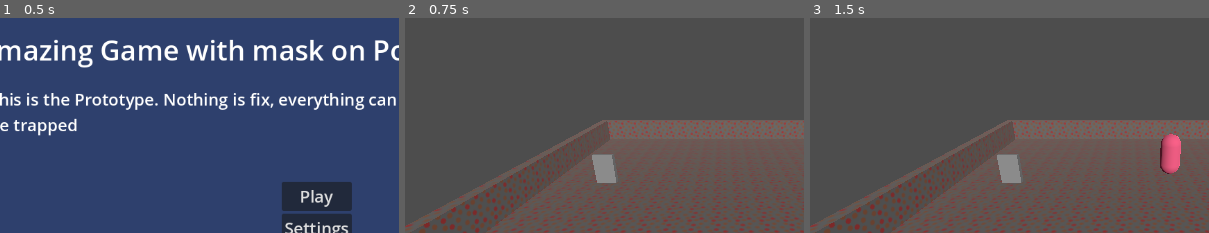
Above: before the commit, frames 1-3 (left to right).
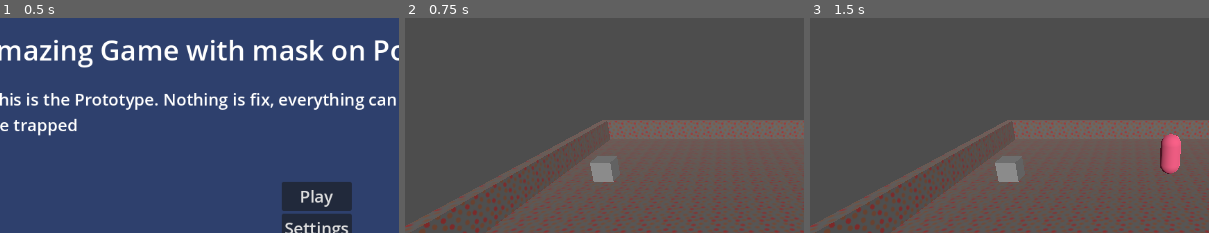
Above: after the commit, the same moments.

Repository: icvara/GGJ26
Game: Godot game, scene res://Menu/Landing_menu.tscn
The game is run twice, just before and just after one commit, with the same random seed, the same clock (stepped at 60 frames per second) and the same inputs.
Inputs:
- Up to frame 1 (0.5 s): no input
- Up to frame 2 (0.75 s): click "Play" at 0.5 s
- Up to frame 3 (1.5 s): tap A (move_left) at 1.25 s; hold D (move_right) from 1.28 s (still down); hold Enter (join_game) from 1.28 s (still down)
The pictures show only the part of the screen within x 10-60%, y 12-62%; the shares and areas given below are measured in that part.

Frame 1 is identical in both runs. In frame 2, 0.4% of the frame differs, in the area x 46-54%, y 63-77%; in frame 3, 0.4%.

Commit message:
change shape of mask

Diff:
--- a/godot-ggj-26/Mask/mask.tscn
+++ b/godot-ggj-26/Mask/mask.tscn
@@ -3,13 +3,11 @@
 [ext_resource type="Script" uid="uid://cbgqwhcmmkfrl" path="res://Mask/mask.gd" id="1_f250e"]
 
 [sub_resource type="BoxMesh" id="BoxMesh_bp1os"]
-size = Vector3(1, 1.5, 0.3)
 
 [sub_resource type="BoxShape3D" id="BoxShape3D_cq5j3"]
-size = Vector3(1, 1.5, 0.3)
 
 [sub_resource type="BoxShape3D" id="BoxShape3D_b1y6m"]
-size = Vector3(1.5, 2, 0.8)
+size = Vector3(1.5, 1.5, 1.5)
 
 [node name="Mask" type="CharacterBody3D"]
 collision_layer = 0
--- a/godot-ggj-26/Player/player.gd
+++ b/godot-ggj-26/Player/player.gd
@@ -5,7 +5,7 @@
 var mask_equipped = null
 var mask_timer_finished = true
 
-var head_pos = Vector3(0.,1.,0.5)
+var head_pos = Vector3(0.,1.,0.)
 
 @export var speed := 10.0
 
